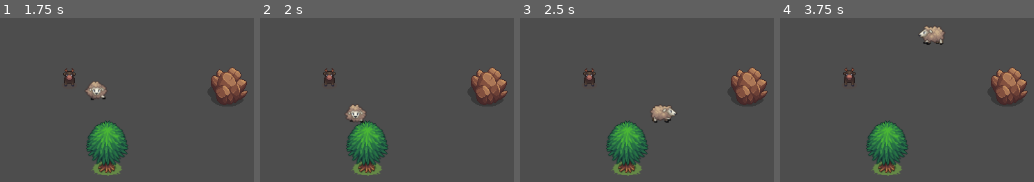
Above: before the commit, frames 1-4 (left to right).
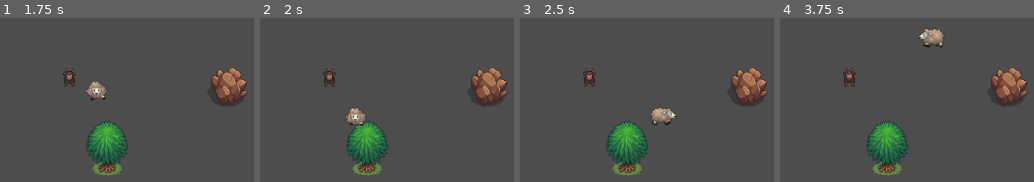
Above: after the commit, the same moments.

Repository: Nickk1z/workspace
Game: Godot game, scene res://Atividade_24/fase.tscn
Two runs of this game, one before a commit and one after it. Both use one fixed random seed, a clock stepped at 60 frames per second and the inputs below. This scene is started directly instead of the project's main scene.
Inputs:
- Up to frame 1 (1.75 s): tap Enter (ui_accept) at 0.5, 0.77, 1.52 s; hold D (direita) 0.53-1.28 s; hold S (baixo) from 1.28 s (still down)
- Up to frame 2 (2 s): keep holding S (baixo)
- Up to frame 3 (2.5 s): release S (baixo) at 2.03 s; hold D (direita) from 2.03 s (still down)
- Up to frame 4 (3.75 s): release D (direita) at 2.78 s; hold W (cima) 2.78-3.53 s; tap Enter (ui_accept) at 3.02 s; hold A (esquerda) from 3.53 s (still down)

Frame 1 is identical in both runs. In frame 2, 0.5% of the frame differs, in the area x 33-42%, y 53-66%; in frame 3, 0.6%; in frame 4, 0.7%, in the area x 54-65%, y 4-18%.

Commit message:
atualizacoes

Diff:
--- a/workspace_godot/Atividade_24/obstaculo2.tscn
+++ b/workspace_godot/Atividade_24/obstaculo2.tscn
@@ -18,8 +18,8 @@
 }]
 
 [sub_resource type="CapsuleShape2D" id="CapsuleShape2D_4lbgu"]
-radius = 27.0
-height = 78.0
+radius = 26.0
+height = 74.0
 
 [node name="Node2D" type="StaticBody2D"]
 
@@ -29,5 +29,5 @@
 sprite_frames = SubResource("SpriteFrames_euaw7")
 
 [node name="CollisionShape2D" type="CollisionShape2D" parent="."]
-position = Vector2(292, 259)
+position = Vector2(293, 261)
 shape = SubResource("CapsuleShape2D_4lbgu")
